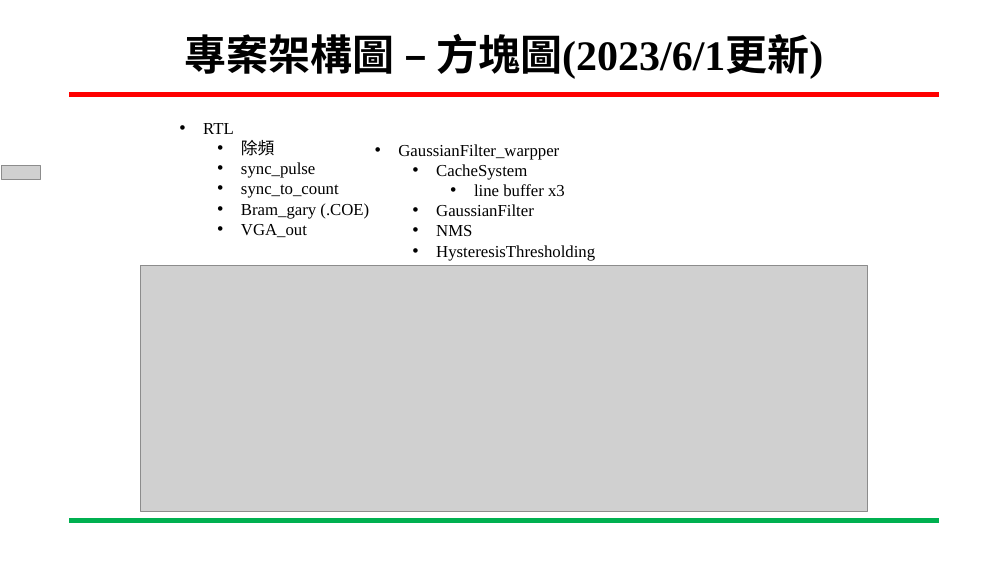
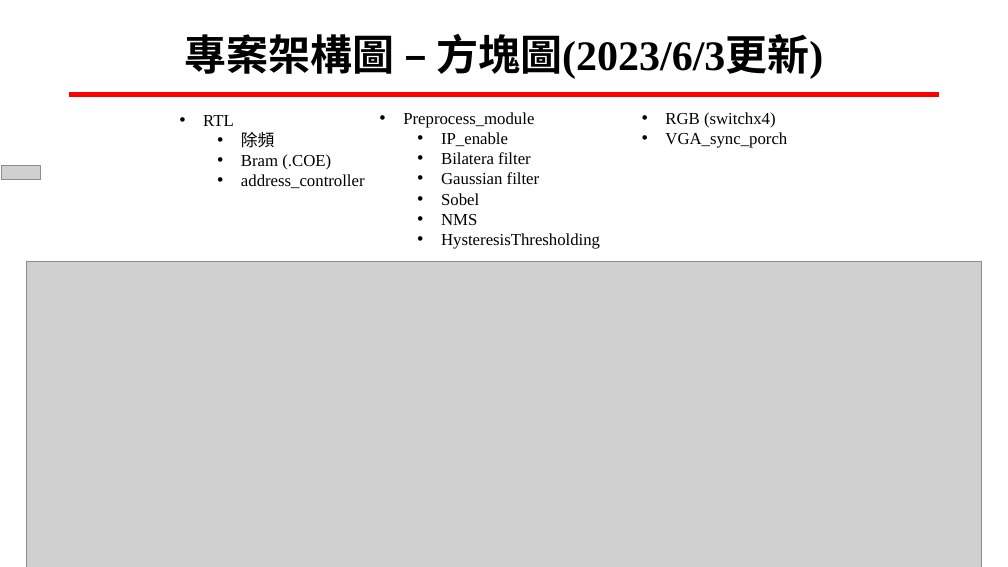
Before and after one commit to ing0331/FPGA, a slide deck: slide 19 of HW8_Canny_BRam/N06-Tutorial/專案進度報告-Canny_VGA-吳東穎-20230607.pptx. Drawn at 1008x567 pixels with LibreOffice and Linux fonts; fonts in the diff are those of the drawing; grey boxes stand for pictures; background and template pictures are left out. Boxes give left, top, right and bottom in pixels: in the first picture for what was removed or moved away, otherwise in the second. Text is boxed around its words. In the diff, an @@ line names an element or a change of style, - is before the commit and + after.

```diff
--- a/HW8_Canny_BRam/N06-Tutorial/專案進度報告-Canny_VGA-吳東穎-20230607.pptx
+++ b/HW8_Canny_BRam/N06-Tutorial/專案進度報告-Canny_VGA-吳東穎-20230607.pptx
@@ title at [185,34,823,79]: text changed @@
-專案架構圖 – 方塊圖(2023/6/1更新)
+專案架構圖 – 方塊圖(2023/6/3更新)
@@ text "RTL": place and size @@
-text "RTL" at [203,123,369,237]
+text "RTL" at [203,115,365,188]
@@ text "Preprocess_module": place and size @@
-text "Preprocess_module" at [398,144,595,261]
+text "Preprocess_module" at [403,112,600,249]
@@ text at [403,112,540,205]: text changed @@
-    • GaussianFilter_warpper
-      • CacheSystem
-        • line buffer x3
-      • GaussianFilter
+    • Preprocess_module
+      • IP_enable
+      • Bilatera filter
+      • Gaussian filter
+      • Sobel
@@ text added at [665,112,787,148], 16 pt, text #000000 @@
+    • RGB (switchx4)
+    • VGA_sync_porch
@@ text at [241,154,365,188]: text changed @@
-    • sync_pulse
-    • sync_to_count
-    • Bram_gary (.COE)
-    • VGA_out
+    • Bram (.COE)
+    • address_controller
@@ picture: place and size @@
-picture at [141,265,867,511]
+picture at [26,262,982,567]
@@ line removed from (70, 521) to (939, 521) @@
```
Also in this commit, not shown: 11 other slides changed, 9 slides added, 4 slides removed, 20 other files.
